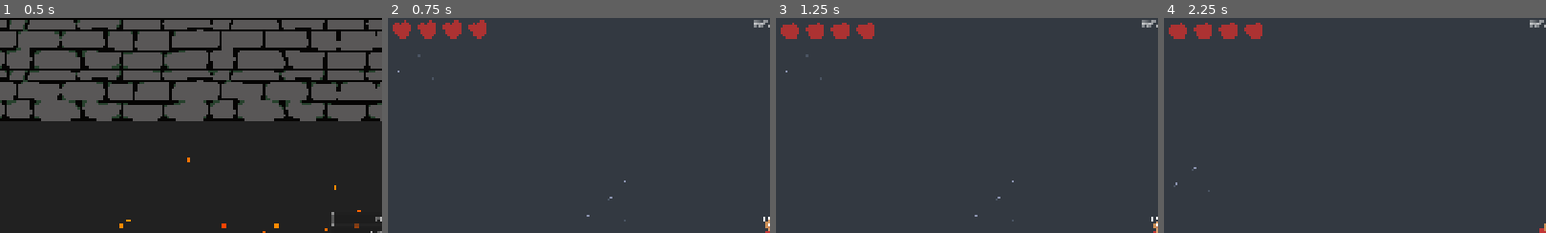
Above: before the commit, frames 1-4 (left to right).
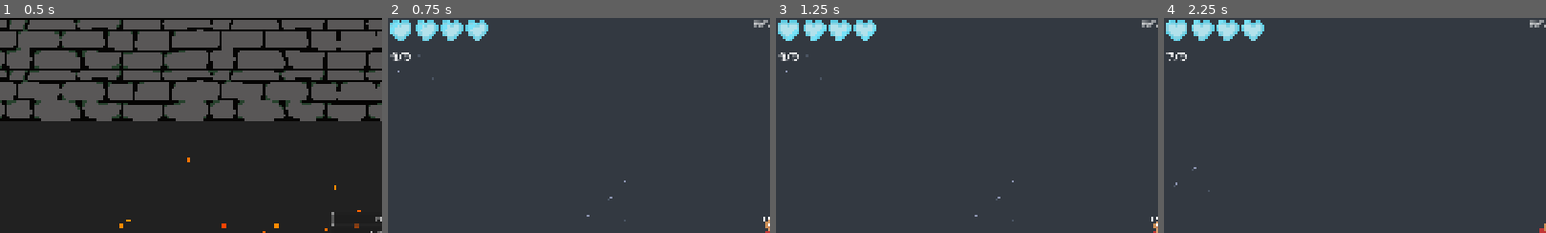
Above: after the commit, the same moments.

Repository: JordanBonfim/Mana-and-Bullets
Game: Godot game, scene res://title_screen/title_screen.tscn
Same seed, same stepped clock (60 frames per second), same inputs: the game is played once before the commit and once after it. Sound files missing from this copy of the repository are replaced by a short silence.
Inputs (mouse positions are % of the whole screen's width and height, from its top left):
- Up to frame 1 (0.5 s): no input
- Up to frame 2 (0.75 s): click "Play" at 0.5 s
- Up to frame 3 (1.25 s): no input
- Up to frame 4 (2.25 s): tap Enter at 1.25 s; move the mouse to (45, 70) at 1.27 s; press the mouse at (45, 70) at 1.28 s; hold Up (ui_up) from 1.28 s (still down); move the mouse to (80, 65) at 2.02 s; release the mouse at (80, 65) at 2.03 s; click (80, 65) at 2.1 s
The pictures show only the part of the screen within x 0-50%, y 0-50%; the shares and areas given below are measured in that part.

Frame 1 is identical in both runs. In frame 2, 1.8% of the frame differs, in the area x 0-27%, y 0-20%; in frame 3, 1.9%; in frame 4, 1.9%.

Commit message:
feat: add reload

Diff:
--- a/00_global/messages.gd
+++ b/00_global/messages.gd
@@ -26,7 +26,7 @@
 signal xp_changed(current_xp, xp_to_next)
 
 @warning_ignore("unused_signal")
-signal add_xp(ammount: int)
+signal add_xp(current_ammo: int, max_ammo: int)
 
 
 # Upgrades
@@ -59,3 +59,9 @@
 
 @warning_ignore("unused_signal")
 signal game_unpaused()
+
+
+# AMMO
+
+@warning_ignore("unused_signal")
+signal ammo_changed(ammount)
--- a/00_global/player_hud/heart/heart.tscn
+++ b/00_global/player_hud/heart/heart.tscn
@@ -1,20 +1,52 @@
 [gd_scene format=3 uid="uid://bc5rbt6ehg1kl"]
 
-[ext_resource type="Texture2D" uid="uid://dby85ocwu8nnw" path="res://00_global/player_hud/heart/health_icon1.png" id="1_imv3l"]
-[ext_resource type="Texture2D" uid="uid://8ff6dd20jjdl" path="res://00_global/player_hud/heart/health_icon2.png" id="2_n6lni"]
-[ext_resource type="Texture2D" uid="uid://bvf54k6alybs1" path="res://00_global/player_hud/heart/health_icon3.png" id="3_mnuyy"]
+[ext_resource type="Texture2D" uid="uid://dibycj4bjq72k" path="res://00_global/player_hud/heart/heart1.png" id="1_wgwh2"]
+[ext_resource type="Texture2D" uid="uid://dn55vwt0snpaj" path="res://00_global/player_hud/heart/heart2.png" id="2_kshq6"]
+[ext_resource type="Texture2D" uid="uid://cac7pojx1pjrb" path="res://00_global/player_hud/heart/heart3.png" id="3_5mri8"]
+[ext_resource type="Texture2D" uid="uid://dwa6dut2g7lil" path="res://00_global/player_hud/heart/heart4.png" id="4_ne0uf"]
+[ext_resource type="Texture2D" uid="uid://d02i2emjt1rbj" path="res://00_global/player_hud/heart/heart5.png" id="5_4ulmy"]
+[ext_resource type="Texture2D" uid="uid://dbh6mh5q6t3qs" path="res://00_global/player_hud/heart/heart6.png" id="6_8n2yo"]
+[ext_resource type="Texture2D" uid="uid://cimjr7fwxf5nl" path="res://00_global/player_hud/heart/heart7.png" id="7_iu8pe"]
+[ext_resource type="Texture2D" uid="uid://dxb7x3apj1xaj" path="res://00_global/player_hud/heart/heart8.png" id="8_5ipha"]
+[ext_resource type="Texture2D" uid="uid://4k2dw08oe7ex" path="res://00_global/player_hud/heart/heart9.png" id="9_l8gdg"]
+[ext_resource type="Texture2D" uid="uid://ds6h3jjufomop" path="res://00_global/player_hud/heart/heart10.png" id="10_uwh0q"]
+[ext_resource type="Texture2D" uid="uid://nw2dhfgyd6jb" path="res://00_global/player_hud/heart/heart11.png" id="11_6o2m5"]
 
 [sub_resource type="SpriteFrames" id="SpriteFrames_sjk5h"]
 animations = [{
 "frames": [{
-"duration": 1.0,
-"texture": ExtResource("1_imv3l")
+"duration": 0.3,
+"texture": ExtResource("1_wgwh2")
 }, {
-"duration": 1.0,
-"texture": ExtResource("2_n6lni")
+"duration": 0.3,
+"texture": ExtResource("2_kshq6")
 }, {
-"duration": 1.0,
-"texture": ExtResource("3_mnuyy")
+"duration": 0.3,
+"texture": ExtResource("3_5mri8")
+}, {
+"duration": 0.3,
+"texture": ExtResource("4_ne0uf")
+}, {
+"duration": 0.3,
+"texture": ExtResource("5_4ulmy")
+}, {
+"duration": 0.3,
+"texture": ExtResource("6_8n2yo")
+}, {
+"duration": 0.3,
+"texture": ExtResource("7_iu8pe")
+}, {
+"duration": 0.3,
+"texture": ExtResource("8_5ipha")
+}, {
+"duration": 0.3,
+"texture": ExtResource("9_l8gdg")
+}, {
+"duration": 0.3,
+"texture": ExtResource("10_uwh0q")
+}, {
+"duration": 2.0,
+"texture": ExtResource("11_6o2m5")
 }],
 "loop": 1,
 "name": &"default",
@@ -33,7 +65,7 @@
 
 [node name="AnimatedSprite2D" type="AnimatedSprite2D" parent="." unique_id=508409975]
 position = Vector2(32, 32)
-scale = Vector2(2, 2)
+scale = Vector2(4, 4)
 sprite_frames = SubResource("SpriteFrames_sjk5h")
 autoplay = "default"
-frame_progress = 0.42013517
+frame_progress = 0.83960444
--- a/00_global/player_hud/hud.tscn
+++ b/00_global/player_hud/hud.tscn
@@ -110,3 +110,12 @@
 grow_horizontal = 2
 layout_direction = 2
 theme_override_constants/separation = 64
+
+[node name="ammo_label" type="Label" parent="Control" unique_id=576905344]
+layout_mode = 0
+offset_left = 7.0
+offset_top = 74.0
+offset_right = 93.0
+offset_bottom = 125.0
+theme_override_font_sizes/font_size = 32
+text = "9/9"
--- a/00_global/player_hud/player_hud.gd
+++ b/00_global/player_hud/player_hud.gd
@@ -12,6 +12,7 @@
 @onready var fps_label: Label = $Control/FPS_label
 @onready var life_container: HBoxContainer = $Control/Life_container
 const HEART = preload("uid://bc5rbt6ehg1kl")
+@onready var ammo_label: Label = $Control/ammo_label
 
 @export var hearts: Array = []
 
@@ -24,8 +25,8 @@
 
 	Messages.player_hit.connect(remove_heart)
 	Messages.add_health.connect(add_heart)
-	pass
 
+	Messages.ammo_changed.connect(change_ammo)
 
 # Called every frame. 'delta' is the elapsed time since the previous frame.
 func _process(delta: float) -> void:
@@ -59,3 +60,7 @@
 func remove_heart(ammount: int) -> void:
 	for i in range(0, ammount):
 		life_container.get_child(-1).queue_free()
+
+
+func change_ammo(current_ammo: int, max_ammo:int) -> void:
+	ammo_label.text = str(current_ammo,"/",max_ammo)
--- a/weapons/machine_pistol/machine_pistol.gd
+++ b/weapons/machine_pistol/machine_pistol.gd
@@ -13,16 +13,24 @@
 @export var bullet_piercing_ammount: int = 1
 @export var bullet_spread: float = 0.0
 @export var projectiles_count: int = 1
+@export var magazine_size: int = 9
+@export var currentAmmo: int = 9
+@export var bullets_consumed_per_shot: int = 1
 
 @onready var muzzle: Marker2D = $muzzle
 @onready var fire_cooldown: Timer = $fire_cooldown
 @onready var firing_soundplayer: AudioStreamPlayer = $firing_soundplayer
 
 var ready_to_fire: bool = true
+@onready var reload_timer: Timer = $reload_timer
+
 #endregion
 
+@onready var animated_sprite_2d: AnimatedSprite2D = $AnimatedSprite2D
 
 func _ready() -> void:
+	animated_sprite_2d.play("default")
+
 	fire_cooldown.wait_time = fire_delay_seconds
 	fire_cooldown.one_shot = true
 
@@ -37,6 +45,7 @@
 	Messages.apply_fixed_bullet_damage_upgrade.connect(increase_damage_fixed)
 	Messages.increase_projectiles_ammount_upgrade.connect(increase_projectiles_ammount)
 
+	Messages.ammo_changed.emit(currentAmmo,magazine_size)
 
 func _physics_process(_delta: float) -> void:
 	# Rotação da arma apontando para o mouse
@@ -52,6 +61,16 @@
 
 
 func shoot() -> void:
+
+	if (currentAmmo<=0):
+		if(reload_timer.is_stopped()):
+			animated_sprite_2d.play("reload")
+			reload_timer.start()
+		return
+
+	currentAmmo -= bullets_consumed_per_shot
+	Messages.ammo_changed.emit(currentAmmo,magazine_size)
+
 	ready_to_fire = false
 	fire_cooldown.start()
 
@@ -123,3 +142,9 @@
 		bullet_spread += 0.12
 	projectiles_count += ammount
 #endregion
+
+
+func _on_reload_timer_timeout() -> void:
+	animated_sprite_2d.play("default")
+	currentAmmo = magazine_size
+	Messages.ammo_changed.emit(currentAmmo,magazine_size)
--- a/weapons/machine_pistol/machine_pistol.tscn
+++ b/weapons/machine_pistol/machine_pistol.tscn
@@ -2,13 +2,52 @@
 
 [ext_resource type="Script" uid="uid://bwdgt4i5mqdvm" path="res://weapons/machine_pistol/machine_pistol.gd" id="1_jrm7m"]
 [ext_resource type="Texture2D" uid="uid://43lsh10w8y3m" path="res://weapons/machine_pistol/machine_pistol_1.png" id="2_jrm7m"]
+[ext_resource type="Texture2D" uid="uid://bucrc4lwp3poj" path="res://weapons/machine_pistol/reload1.png" id="3_g5wbj"]
 [ext_resource type="AudioStream" uid="uid://c1tjcj6i7g5m7" path="res://Audio/shotgun_fire.wav" id="3_ugyf3"]
+[ext_resource type="Texture2D" uid="uid://dyvrrq0arfdgh" path="res://weapons/machine_pistol/reload2.png" id="4_fhpjx"]
+[ext_resource type="Texture2D" uid="uid://t4511tsqrifb" path="res://weapons/machine_pistol/reload3.png" id="5_p5g75"]
+[ext_resource type="Texture2D" uid="uid://b3pximnkurege" path="res://weapons/machine_pistol/reload4.png" id="6_f0y2s"]
+
+[sub_resource type="SpriteFrames" id="SpriteFrames_sjk5h"]
+animations = [{
+"frames": [{
+"duration": 1.0,
+"texture": ExtResource("2_jrm7m")
+}],
+"loop": 1,
+"name": &"default",
+"speed": 5.0
+}, {
+"frames": [{
+"duration": 1.0,
+"texture": ExtResource("3_g5wbj")
+}, {
+"duration": 1.0,
+"texture": ExtResource("4_fhpjx")
+}, {
+"duration": 1.0,
+"texture": ExtResource("5_p5g75")
+}, {
+"duration": 1.0,
+"texture": ExtResource("6_f0y2s")
+}],
+"loop": 1,
+"name": &"reload",
+"speed": 6.0
+}]
 
 [node name="MachinePistol" type="Node2D" unique_id=1305605320]
 visibility_layer = 8
 script = ExtResource("1_jrm7m")
 
+[node name="AnimatedSprite2D" type="AnimatedSprite2D" parent="." unique_id=545884878]
+position = Vector2(7, -1)
+scale = Vector2(0.6, 0.6)
+sprite_frames = SubResource("SpriteFrames_sjk5h")
+frame_progress = 0.9658411
+
 [node name="Sprite2D" type="Sprite2D" parent="." unique_id=870953946]
+visible = false
 position = Vector2(7, -1)
 scale = Vector2(0.6, 0.6)
 texture = ExtResource("2_jrm7m")
@@ -20,3 +59,9 @@
 
 [node name="firing_soundplayer" type="AudioStreamPlayer" parent="." unique_id=542170107]
 stream = ExtResource("3_ugyf3")
+
+[node name="reload_timer" type="Timer" parent="." unique_id=1179860163]
+wait_time = 1.087
+one_shot = true
+
+[connection signal="timeout" from="reload_timer" to="." method="_on_reload_timer_timeout"]
Binary file added: 00_global/player_hud/heart/heart1.png
Not shown, added: 00_global/player_hud/heart/heart1.png.import
Binary file added: 00_global/player_hud/heart/heart10.png
Not shown, added: 00_global/player_hud/heart/heart10.png.import
Binary file added: 00_global/player_hud/heart/heart11.png
Not shown, added: 00_global/player_hud/heart/heart11.png.import
Binary file added: 00_global/player_hud/heart/heart2.png
Not shown, added: 00_global/player_hud/heart/heart2.png.import
Binary file added: 00_global/player_hud/heart/heart3.png
Not shown, added: 00_global/player_hud/heart/heart3.png.import
Binary file added: 00_global/player_hud/heart/heart4.png
Not shown, added: 00_global/player_hud/heart/heart4.png.import
(and 26 more such lines)
